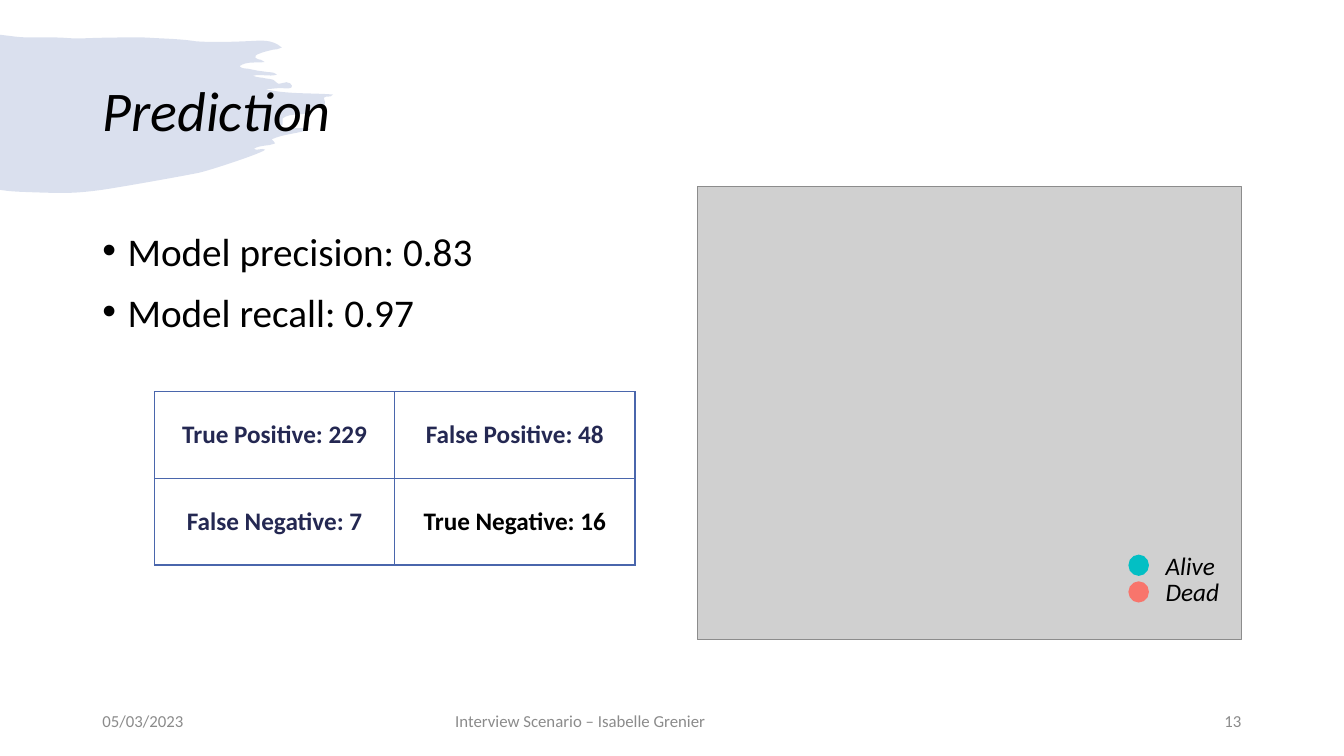
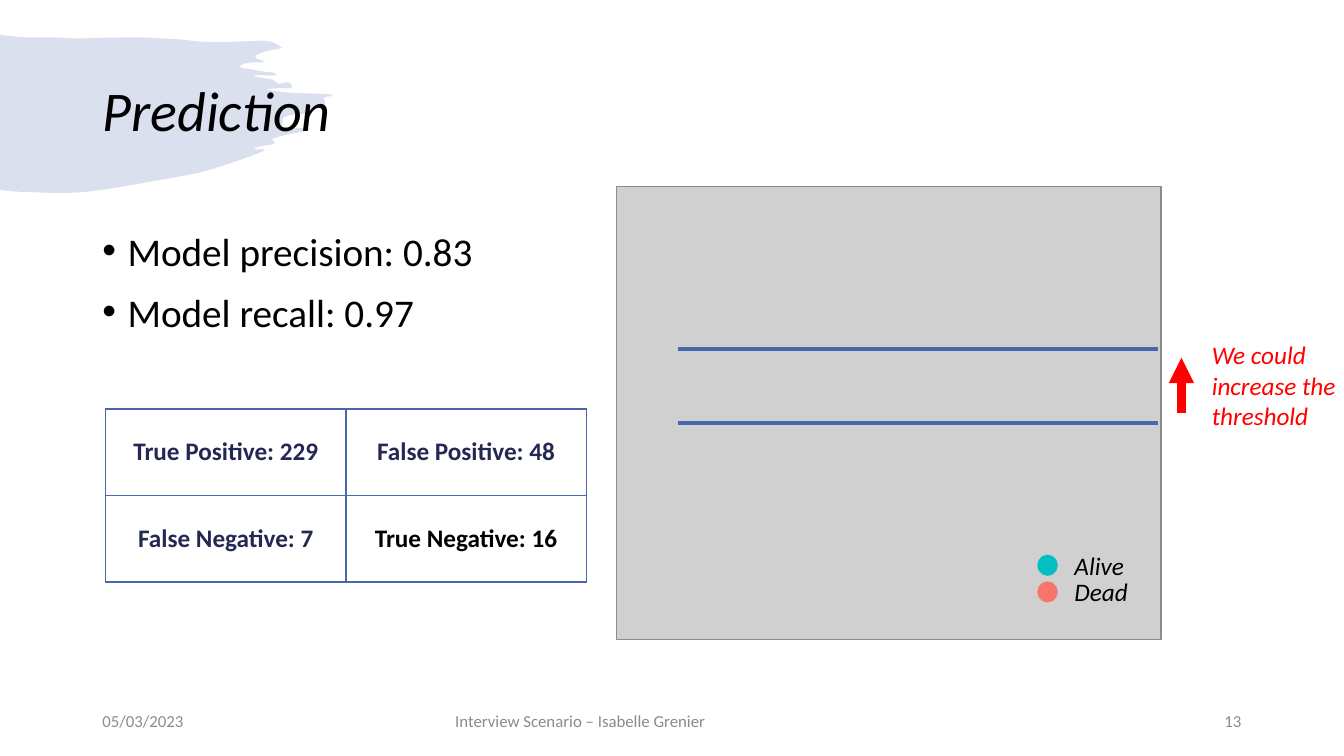
Before and after one commit to igrenier/TCGA_BRCA, a slide deck: slide 13 of presentation_05032023.pptx. Drawn at 1344x756 pixels with LibreOffice and Linux fonts; fonts in the diff are those of the drawing; grey boxes stand for pictures. Boxes give left, top, right and bottom in pixels: in the first picture for what was removed or moved away, otherwise in the second. Text is boxed around its words. In the diff, an @@ line names an element or a change of style, - is before the commit and + after.

Commit message:
legend and figure clean up

```diff
--- a/presentation_05032023.pptx
+++ b/presentation_05032023.pptx
@@ picture: place and size @@
-picture at bbox=[698, 187, 1242, 640]
+picture at bbox=[617, 187, 1162, 640]
@@ line added from (679, 349) to (1158, 349), #4A66AC 3 pt @@
@@ arrow added from (1182, 413) to (1182, 358), #FF0000 6 pt @@
@@ text added at bbox=[1212, 346, 1335, 426], 18 pt, text #FF0000, italic @@
+We could increase the threshold
@@ table: place and size @@
-table at bbox=[154, 392, 634, 566]
+table at bbox=[106, 409, 586, 583]
@@ line added from (679, 422) to (1158, 422), #4A66AC 3 pt @@
@@ 2 texts, 2 ellipses: place and size @@
-2 texts, 2 ellipses at bbox=[1129, 556, 1219, 602]
+2 texts, 2 ellipses at bbox=[1038, 556, 1127, 602]
```
Also in this commit, not shown: 5 other slides changed.
